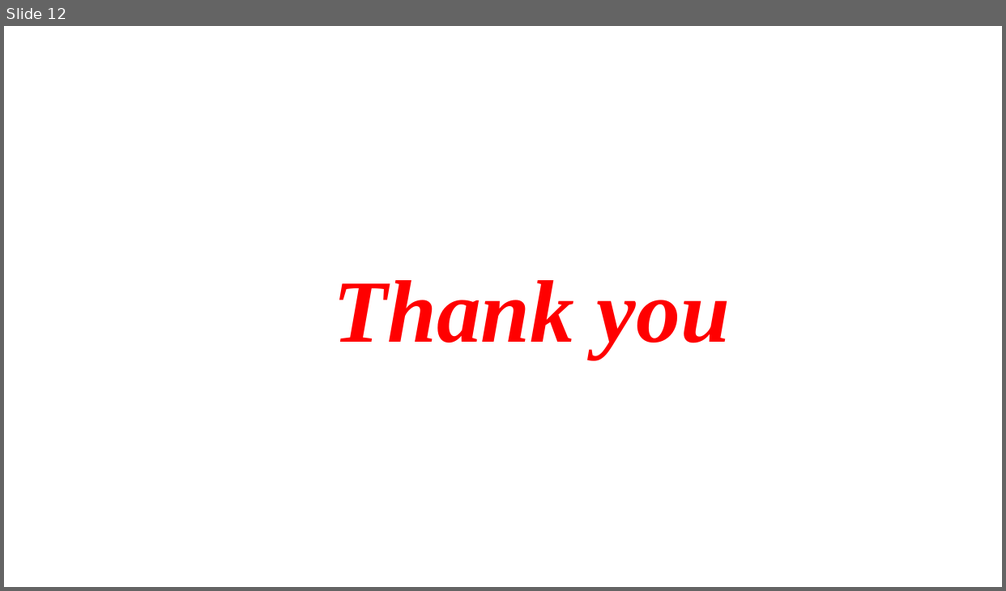
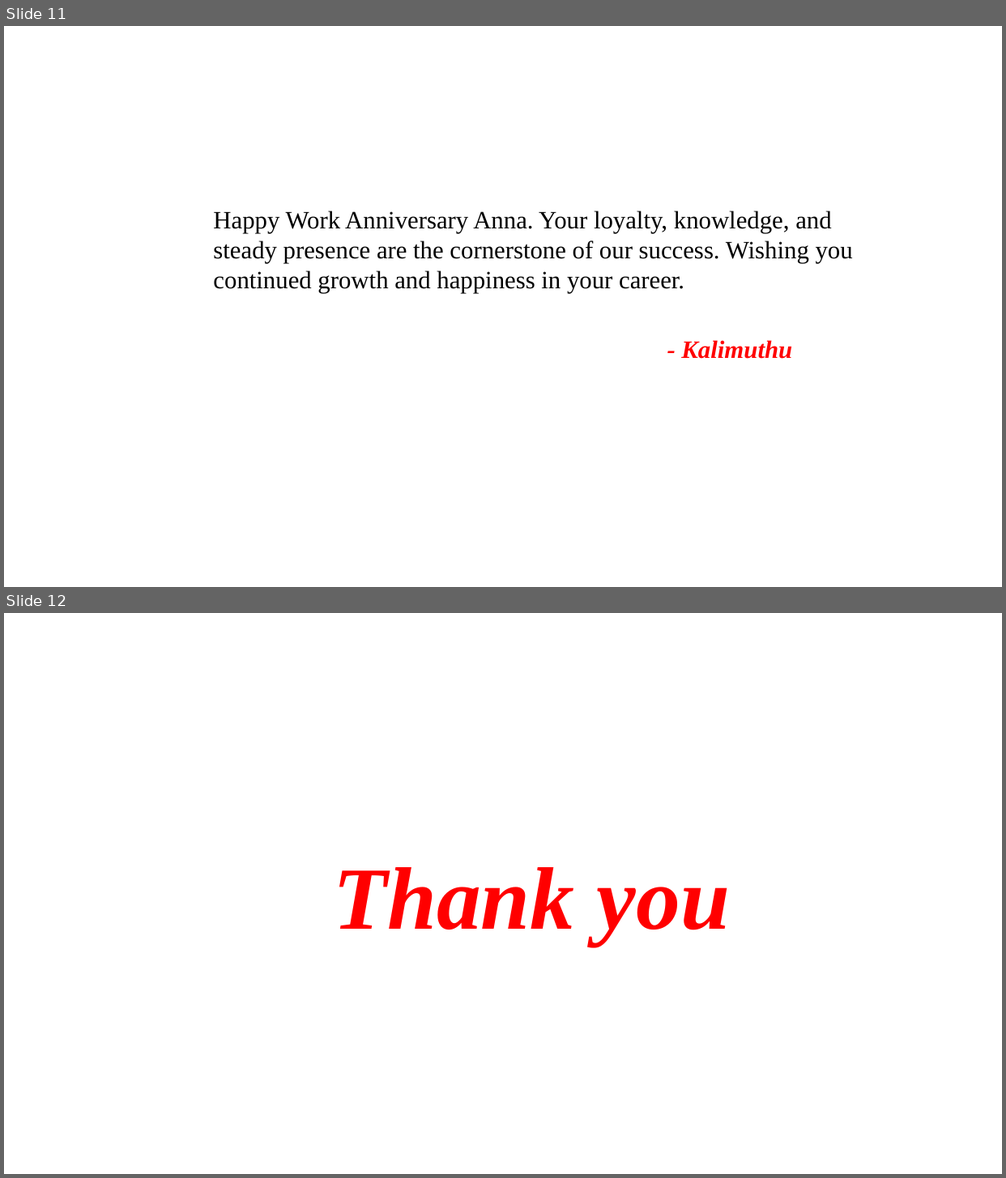
Before and after one commit to Joedharsic07/entrans-hr-hub-fullstack, a slide deck: entrans-hr-hub-backend/myproject/media/Final_Anniversary_Presentation.pptx. Shown one above the other, each under a label of ours: slide 12 before the commit, slides 11 and 12 after it. The pictures are 1006x591 and 1006x1178 pixels, drawn with LibreOffice and Linux fonts; fonts in the diff are those of the drawing; background and template pictures are left out. Boxes give left, top, right and bottom in pixels: in the first picture for what was removed or moved away, otherwise in the second. Text is boxed around its words. In the diff, an @@ line names an element or a change of style, - is before the commit and + after.

```diff
--- a/entrans-hr-hub-backend/myproject/media/Final_Anniversary_Presentation.pptx
+++ b/entrans-hr-hub-backend/myproject/media/Final_Anniversary_Presentation.pptx
@@ slide 11 added at (4,26,1002,587), background picture (left out) @@
@@ text added at (213,211,853,293), 18 pt, text #000000 @@
+Happy Work Anniversary Anna. Your loyalty, knowledge, and steady presence are the cornerstone of our success. Wishing you continued growth and happiness in your career.
@@ text added at (681,340,792,359), 18 pt, text #FF0000, bold, italic @@
+- Kalimuthu
```
Also in this commit, not shown: 9 slides changed, 1 other slide added, 2 slides removed, 28 other files.
